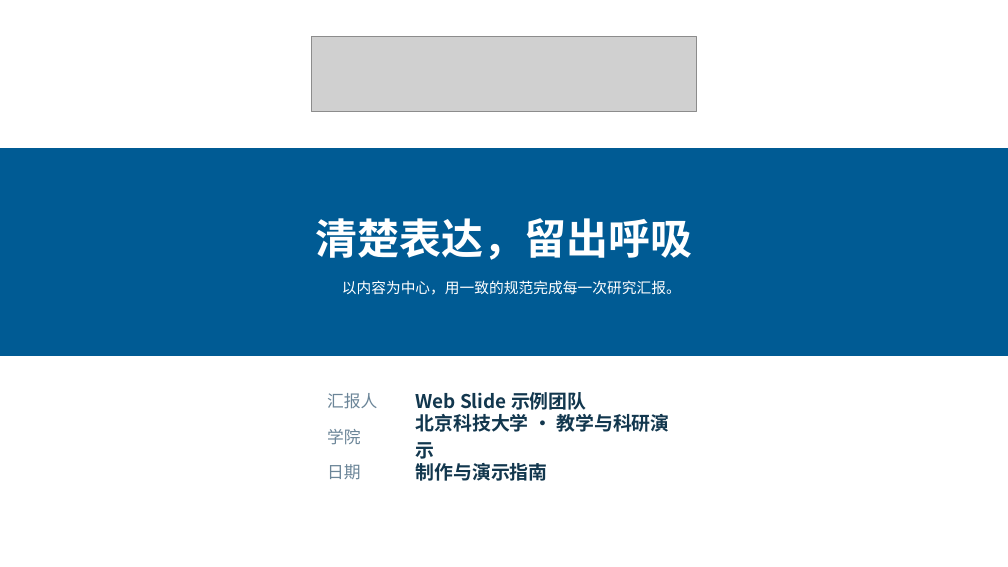
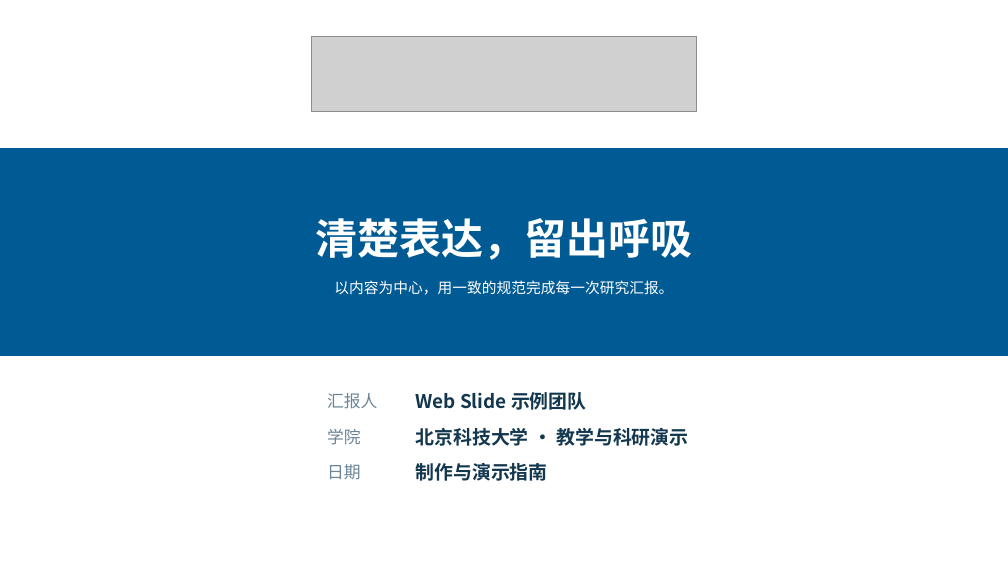
Before and after one commit to lbsun1999/html2ppt-web-slide, a slide deck: slide 30 of output/北京科技大学_WebSlide科研汇报示例.pptx. Drawn at 1008x567 pixels with LibreOffice and Linux fonts; fonts in the diff are those of the drawing; grey boxes stand for pictures. Boxes give left, top, right and bottom in pixels: in the first picture for what was removed or moved away, otherwise in the second. Text is boxed around its words. In the diff, an @@ line names an element or a change of style, - is before the commit and + after.

```diff
--- a/output/北京科技大学_WebSlide科研汇报示例.pptx
+++ b/output/北京科技大学_WebSlide科研汇报示例.pptx
@@ text "以内容为中心，用一致的规范完成每一次研究汇报。": place and size @@
-text "以内容为中心，用一致的规范完成每一次研究汇报。" at bbox=[342, 280, 681, 295]
+text "以内容为中心，用一致的规范完成每一次研究汇报。" at bbox=[334, 280, 673, 295]
@@ text "北京科技大学 · 教学与科研演示" rewrapped from bbox=[415, 414, 669, 459] to bbox=[415, 428, 688, 446] @@
```
Also in this commit, not shown: 28 other slides changed, 31 other files.
